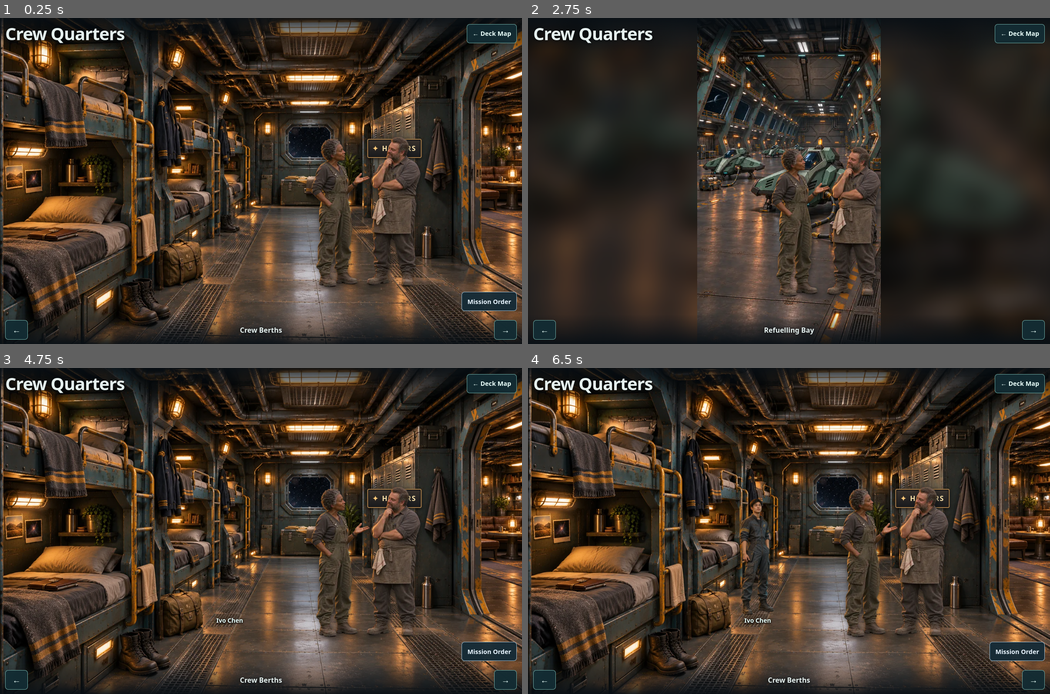
Above: before the commit, frames 1-4 (two rows, left to right).
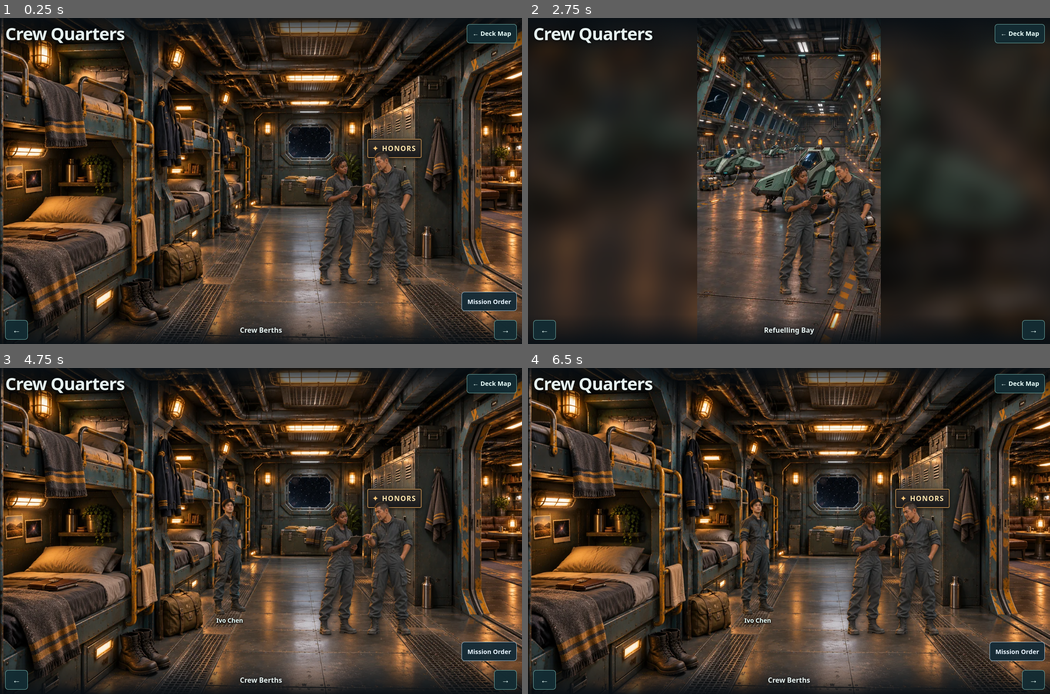
Above: after the commit, the same moments.

Repository: gambizt3-dev/rift-runner
Game: browser game, page carrier-crew.html
Same seed, same stepped clock (60 frames per second), same inputs: the game is played once before the commit and once after it.
Inputs:
- Up to frame 1 (0.25 s): no input
- Up to frame 2 (2.75 s): hold Right 1.03-1.53 s; tap Ctrl every 0.5 s from 1.1 to 2.6 s; hold Left 1.58-2.15 s; hold Right from 2.2 s (still down)
- Up to frame 3 (4.75 s): release Right at 2.87 s; hold Left 2.92-3.35 s; tap Ctrl every 0.5 s from 3.1 to 4.6 s; hold Right 3.4-3.9 s; hold Left 3.95-4.52 s; hold Right from 4.57 s (still down)
- Up to frame 4 (6.5 s): tap Ctrl at 5.1, 5.6, 6.1 s; release Right at 5.23 s; hold Left 5.28-5.72 s; hold Right 5.77-6.27 s; hold Left from 6.32 s (still down)

The runs differ from the first frame. In frame 1, 3.8% of the frame differs, in the area x 59-81%, y 36-83%; in frame 2, 3.9%; in frame 3, 4.8%, in the area x 40-81%, y 36-83%; in frame 4, 3.8%.

Commit message:
Leave formation in the Hangar and add loose-uniform deck crew

Diff:
--- a/carrier-crew.html
+++ b/carrier-crew.html
@@ -27,7 +27,7 @@
    </div>
    <button class="control crew-visitor" id="crew-visitor-ivo" type="button" aria-haspopup="dialog" aria-controls="crew-ivo-chat" hidden><img src="./crew-npc-trainee.webp" alt="" loading="lazy" decoding="async" draggable="false"><span>Ivo Chen</span></button>
    <button class="control mission-board" id="crew-mission-board" type="button" aria-haspopup="dialog" aria-controls="crew-mission-notice">Mission Order</button>
-  <img class="crew-ambient" src="./crew-deck-crew.webp?v=2" alt="" aria-hidden="true" loading="lazy" decoding="async" draggable="false">
+  <img class="crew-ambient" src="./crew-deck-crew.webp?v=3" alt="" aria-hidden="true" loading="lazy" decoding="async" draggable="false">
   </section>
   <section class="room" data-room="Common Room" aria-label="Common Room" hidden>
    <div class="room-lower room-lower-common" aria-hidden="true"></div>
@@ -62,7 +62,7 @@
     <img id="crew-launch-wing-art" alt="Leena and Tomas in slate and teal flight suits, helmets in hand." decoding="async" draggable="false">
     <figcaption>Leena &amp; Tomas <span>Ready to launch</span></figcaption>
    </figure>
-  <img class="crew-ambient" src="./crew-deck-crew.webp?v=2" alt="" aria-hidden="true" loading="lazy" decoding="async" draggable="false">
+  <img class="crew-ambient" src="./crew-deck-crew.webp?v=3" alt="" aria-hidden="true" loading="lazy" decoding="async" draggable="false">
   </section>
  </div>
  <img class="crew-pilot-portrait" id="crew-pilot-portrait" width="72" height="72" decoding="async" draggable="false" alt="" hidden>
--- a/index.html
+++ b/index.html
@@ -27,7 +27,7 @@
 <script src="./cross-battle.js?v=1" defer></script>
 <script src="rift-multiplayer.js?v=4" defer></script>
 <script src="online-battle-client.js?v=3" defer></script>
-<script src="game.js?v=332" defer></script>
+<script src="game.js?v=333" defer></script>
 <style>
  [data-online] :is(.weapon-rack,.flight-power,.flight-heat,#pause-flight,#reset-field,#flight-shield,.flight-cockpit-id){display:none}
  #online-hud{align-items:center;flex-wrap:wrap}
@@ -433,7 +433,6 @@
    </section>
    <button id="cockpit-close-mission" class="hangar-back" type="button">Close missions</button>
   </div>
-  <div id="cockpit-wing-mount"></div>
   <p id="cockpit-launch-status" role="status" aria-atomic="true">Open the launch deck for Free flight.</p>
   <div class="cockpit-actions">
    <button id="cockpit-launch" class="hangar-back" type="button" aria-describedby="cockpit-launch-status" disabled>Go to launch deck</button>
--- a/tests/carrier-crew.test.cjs
+++ b/tests/carrier-crew.test.cjs
@@ -402,7 +402,7 @@
   if(name==='Observation Lounge'){
    assert.doesNotMatch(body,/crew-ambient/);assert.match(body,/id="crew-enemies"/);continue;
   }
-  assert.match(body,/<img class="crew-ambient" src="\.\/crew-deck-crew(?:-alt)?\.webp\?v=2" alt="" aria-hidden="true"/);
+  assert.match(body,/<img class="crew-ambient" src="\.\/crew-deck-crew(?:-alt\.webp\?v=2|\.webp\?v=3)" alt="" aria-hidden="true"/);
   assert.ok(css.includes('.room[data-room="'+name+'"]{--crew-x:'));
  }
  assert.match(css,/\.crew-ambient\{[^}]*object-position:center bottom[^}]*pointer-events:none/);
--- a/tests/fighter-presentations.test.cjs
+++ b/tests/fighter-presentations.test.cjs
@@ -29,3 +29,9 @@
  assert.match(game,/hullId=id;hydrateFighterParking\(id\);refreshStoredFit\(\);showFighterFit\(\);refreshCockpit\(\);[\s\S]{0,200}scrollIntoView/);
  assert.match(game,/const art=alternate\?hull.art:/);
 });
+test('formation remains in the Hangar and is not moved into the Cockpit',()=>{
+ const html=read('index.html'),game=read('game.js');
+ assert.match(html,/id="hangar-wing-mount"><details id="corsair-wing-panel"/);
+ assert.doesNotMatch(html,/id="cockpit-wing-mount"/);
+ assert.match(game,/const available=repaired&&!cockpitSession&&!aboardGuestHangar/);
+});
Binary file changed: crew-deck-crew.webp
Not shown, changed: game.js
